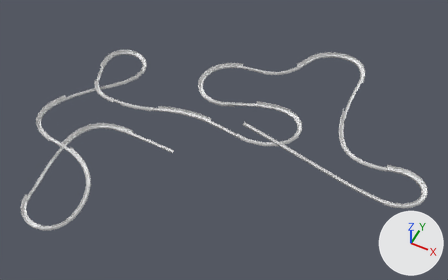
The Blender file Assets/mesh/track7b.blend, before and after one commit.
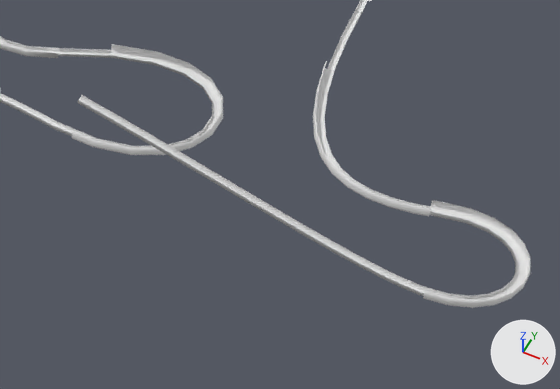
The first picture shows the older version from a 50 mm lens placed at (265.0, -593.0, 691.0), pointed at (-43.0, 23.0, -78.0). The close-ups show both versions on the part from 47% to 98% of the width and 30% to 86% of the height of that picture; other places that the commit changed are outside them. Lighting does not change. The marker at lower right points along +X, +Y and +Z.

The first close-up shows 'Track', 'Track.001', 'Track.002', 'Track.003', 'Track.007', 'Track.009', 'Track.010'.
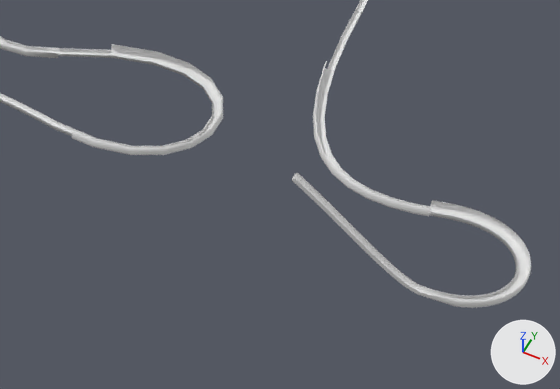
Changed parts and their boxes (x1, y1, x2, y2) in the close-ups (560 x 389 px):
'Track.001', reshaped (120% wider, 25% taller): before (423, 200, 531, 308); after (292, 173, 531, 308)
'Track', deleted: before (77, 95, 426, 296)

Patch to the scene script:
```diff
--- a/Assets/mesh/track7b.blend.py
+++ b/Assets/mesh/track7b.blend.py
@@ me_mesh_001 @@
+me_mesh_001.from_pydata(...)  # 1485 vertices, 1387 faces, 1 loose edge; spans x 141.0..287.0, y -0.3..79.0, z -65.1..2.5
+me_mesh_001.polygons.foreach_set('use_smooth', [True] * 1387)
@@ ob_track @@
-ob_track = bpy.data.objects.new('Track', cu_beziercurve_007)
-ob_track.location = (0.0, 0.0, 0.0)
@@ ob_track_001 @@
-ob_track_001 = bpy.data.objects.new('Track.001', cu_beziercurve_003)
+ob_track_001 = bpy.data.objects.new('Track.001', me_mesh_001)
 ob_track_001.location = (0.0, 0.0, 0.0)
```
